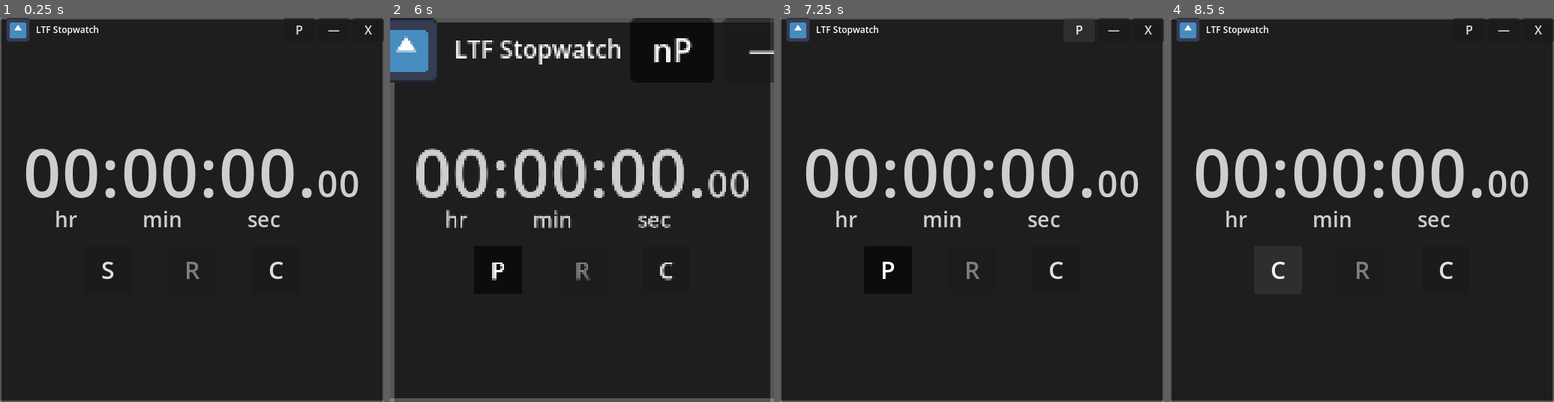
Above: before the commit, frames 1-4 (left to right).
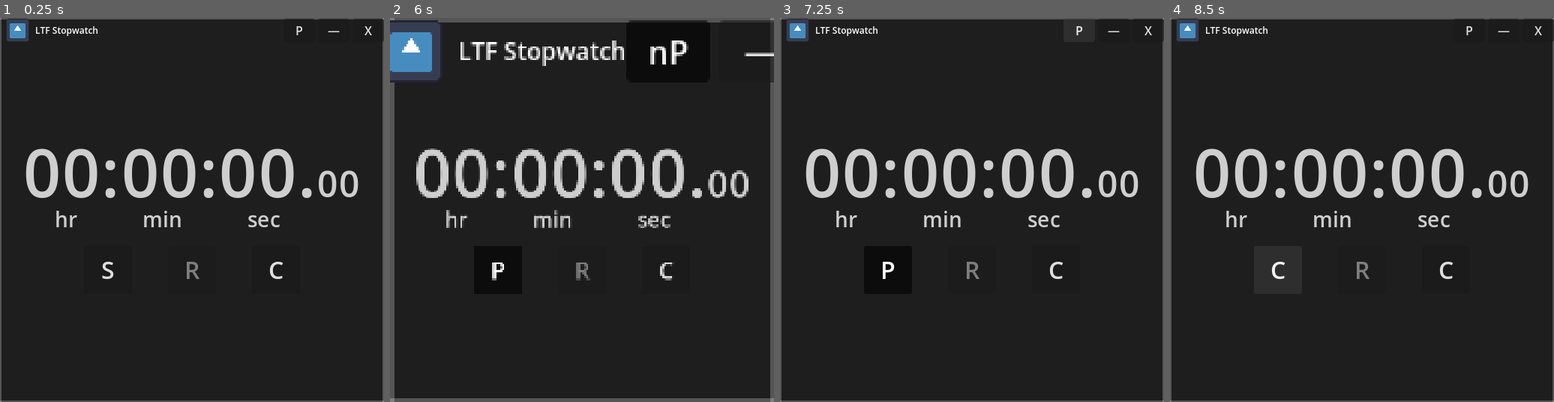
Above: after the commit, the same moments.

Repository: LiteFeather1/ltf-stopwatch
Game: Godot game, scene res://main.tscn
Two runs of this game, one before a commit and one after it. Both use one fixed random seed, a clock stepped at 60 frames per second and the inputs below. The engine's default icon, where the game draws it, is replaced by a stand-in: a white triangle on a blue panel in a dark square.
Inputs:
- Up to frame 1 (0.25 s): no input
- Up to frame 2 (6 s): click "P" at 0.5 s; click "nP" at 1.25 s; click "—" at 2 s; click "S" at 2.75 s; click "P" at 3.5 s; click "C" at 4.25 s; click "C" at 5 s; click "P" at 5.75 s
- Up to frame 3 (7.25 s): click "nP" at 6.5 s
- Up to frame 4 (8.5 s): click "—" at 7.25 s; click "P" at 8 s

The runs differ from the first frame. In frame 1, 0.4% of the frame differs, in the area x 1-100%, y 0-6%; in frame 2, 2.9%, in the area x 0-100%, y 0-17%; in frame 3, 0.4%; in frame 4, 0.4%.

Commit message:
#19 Tittle bar with LTF Stopwatch.
Made it so when the buttons are close to the tittle label, it disappears instead of what was proposed

Diff:
--- a/main.tscn
+++ b/main.tscn
@@ -62,6 +62,8 @@
 
 [node name="chrome" parent="." instance=ExtResource("4_uv45h")]
 layout_mode = 1
+offset_top = 1.0
+offset_bottom = 32.0
 
 [node name="stopwatch_ui" parent="." instance=ExtResource("2_cujrr")]
 layout_mode = 1
--- a/scenes/chrome.gd
+++ b/scenes/chrome.gd
@@ -1,8 +1,14 @@
-class_name Chrome extends HBoxContainer
+class_name Chrome extends Control
 
 @export_category("Buttons")
+@export var hbc_buttons: HBoxContainer
 @export var b_close: Button
 @export var b_pin: Button
+
+@export_category("Title")
+@export var hbc_title: HBoxContainer
+@export var v_separator: VSeparator
+@export var l_title: Label
 
 @export_category("Win settings")
 @export var window_margin := Vector2i(-32, 32)
@@ -17,7 +23,9 @@
 
 
 func _ready() -> void:
-	%l_name.text = ProjectSettings.get_setting("application/config/name")
+	l_title.text = ProjectSettings.get_setting("application/config/name")
+
+	window.size_changed.connect(window_size_changed)
 
 
 func _process(_delta: float) -> void:
@@ -66,3 +74,8 @@
 
 	b_close.visible = not pinning
 	window.always_on_top = pinning
+
+
+func window_size_changed() -> void:
+	var win_x := window.size.x
+	l_title.visible = win_x - hbc_buttons.size.x > win_x - hbc_title.size.x - v_separator.size.x
--- a/scenes/chrome.tscn
+++ b/scenes/chrome.tscn
@@ -3,33 +3,36 @@
 [ext_resource type="Script" path="res://scenes/chrome.gd" id="1_8lk40"]
 [ext_resource type="Texture2D" uid="uid://be575cxvyxn1y" path="res://icon.svg" id="2_041hg"]
 
-[node name="chrome" type="HBoxContainer" node_paths=PackedStringArray("b_close", "b_pin")]
+[node name="chrome" type="HBoxContainer" node_paths=PackedStringArray("hbc_buttons", "b_close", "b_pin", "hbc_title", "v_separator", "l_title")]
 anchors_preset = 10
 anchor_right = 1.0
-offset_bottom = 32.0
 grow_horizontal = 2
-alignment = 2
+theme_override_constants/separation = 0
 script = ExtResource("1_8lk40")
+hbc_buttons = NodePath("hbc_buttons")
 b_close = NodePath("hbc_buttons/b_close_window")
 b_pin = NodePath("hbc_buttons/b_pin")
+hbc_title = NodePath("hbc_title")
+v_separator = NodePath("VSeparator")
+l_title = NodePath("hbc_title/l_title")
 
 [node name="VSeparator" type="VSeparator" parent="."]
 layout_mode = 2
+theme_override_constants/separation = 8
 
-[node name="hbc_tittle" type="HBoxContainer" parent="."]
+[node name="hbc_title" type="HBoxContainer" parent="."]
 layout_mode = 2
 size_flags_horizontal = 3
 mouse_filter = 2
 theme_override_constants/separation = 8
 
-[node name="tr_icon" type="TextureRect" parent="hbc_tittle"]
+[node name="tr_icon" type="TextureRect" parent="hbc_title"]
 layout_mode = 2
 texture = ExtResource("2_041hg")
 expand_mode = 2
 stretch_mode = 4
 
-[node name="l_name" type="Label" parent="hbc_tittle"]
-unique_name_in_owner = true
+[node name="l_title" type="Label" parent="hbc_title"]
 layout_mode = 2
 theme_override_font_sizes/font_size = 12
 text = "LTF Stopwatch"
